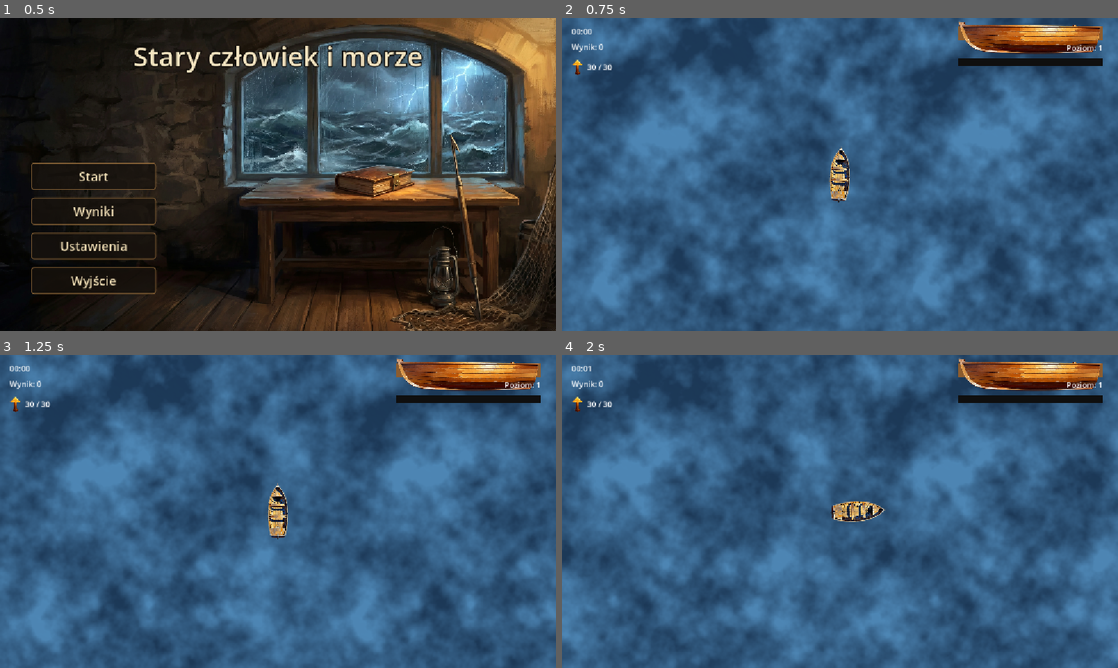
Above: before the commit, frames 1-4 (two rows, left to right).
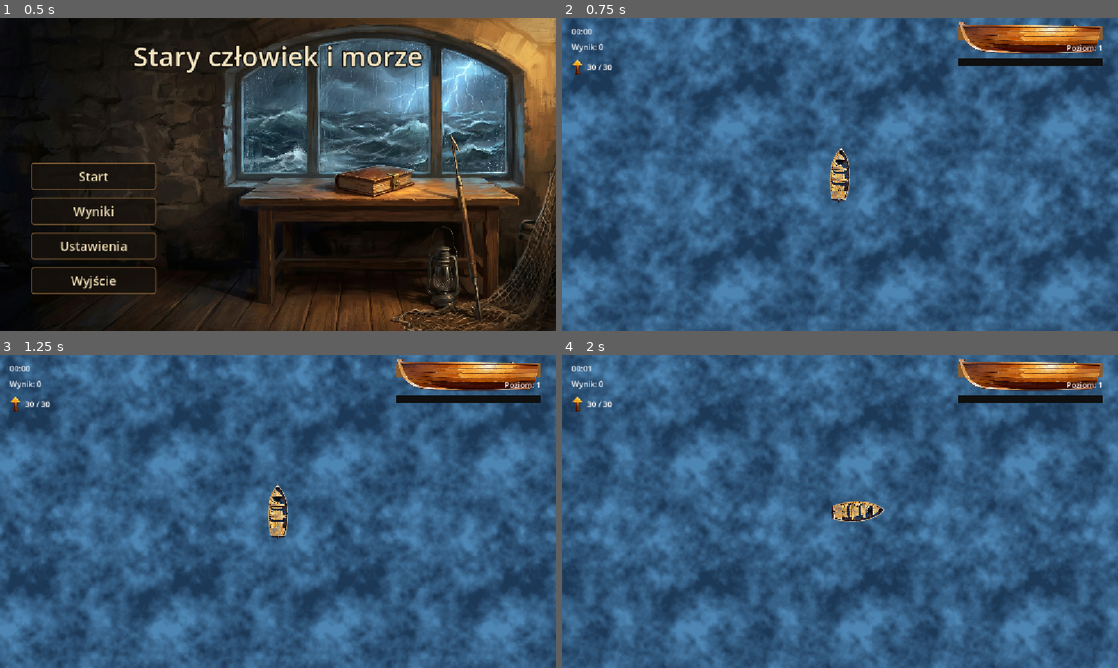
Above: after the commit, the same moments.

Repository: stap1/SCIM
Game: Godot game, scene res://scenes/MainMenu.tscn
The game is run twice, just before and just after one commit, with the same random seed, the same clock (stepped at 60 frames per second) and the same inputs.
Inputs (mouse positions are in pixels of both pictures, inside the frame that each line leads up to):
- Up to frame 1 (0.5 s): no input
- Up to frame 2 (0.75 s): click "Start" at 0.5 s
- Up to frame 3 (1.25 s): no input
- Up to frame 4 (2 s): tap Enter at 1.25 s; move the mouse to (962, 495) at 1.27 s; hold D (move_right) from 1.28 s (still down); hold Shift from 1.28 s (still down); click (962, 495) at 1.42 s

Frame 1 is identical in both runs. In frame 2, 40% of the frame differs, in the area x 0-100%, y 0-100%; in frame 3, 39%; in frame 4, 40%.

Commit message:
feat(gfx): rotacja drapieznikow, woda na caly swiat, analogowy pasek HP, ruch ryb
Iteracja po uwagach wizualnych:
- Barakuda/rekin obracaja sie paszcza ku graczowi (enemy.gd face_target + lerp_angle,
  jak boss); meduzy nie (bezksztaltne).
- Woda: ColorRect podaza za kamera (water_background.gd) + shader czyta pozycje SWIATOWA
  (MODEL_MATRIX) - woda wypelnia caly swiat, fale zakotwiczone w swiecie.
- Pasek HP: analogowy wskaznik - shader hull_damage desaturuje sprite plynnie wg % HP,
  a progowe klatki hull_hp_<stage> zmieniaja na coraz bardziej uszkodzona lodz.
- Ruch "rybi": fish_swim.gdshader (machanie ogonem na boki, mocniej ku ogonowi) na
  barakudzie/rekinie; meduzy mocniejszy plyw gora-dol (profil idle "jellyfish").
- Level-up: usuniety zbedny dopisek "(i +30 HP)" przy mocniejszym kadlubie.
- Ostrzezenie o bossie: pelna szerokosc (centrowanie zamiast przesuniecia) + obrys dla
  czytelnosci nad plansza.

test_visual_fx.gd (kontrakty rotacji/materialow/wody/HP); test_hud_anchors zaktualizowany
pod nowe kotwiczenie ostrzezenia. GUT 284/284, smoke czysty.

Co-Authored-By: Claude Opus 4.8 <noreply@anthropic.com>

Diff:
--- /dev/null
+++ b/resources/fish_swim.tres
@@ -0,0 +1,11 @@
+[gd_resource type="ShaderMaterial" load_steps=2 format=3]
+
+[ext_resource type="Shader" path="res://shaders/fish_swim.gdshader" id="1_swim"]
+
+[resource]
+shader = ExtResource("1_swim")
+shader_parameter/swim_speed = 6.0
+shader_parameter/swim_amp = 5.0
+shader_parameter/swim_freq = 0.05
+shader_parameter/tail_start = 0.0
+shader_parameter/tail_end = 110.0
--- a/scenes/Main.tscn
+++ b/scenes/Main.tscn
@@ -12,6 +12,7 @@
 [ext_resource type="Texture2D" uid="uid://c0mlq380u4mo0" path="res://assets/water_noise.png" id="11_wnoise"]
 [ext_resource type="Texture2D" uid="uid://cj2jcwuo6y4bw" path="res://assets/water_noise_2.png" id="12_wnoise2"]
 [ext_resource type="Texture2D" uid="uid://0ukss2dgy3ce" path="res://assets/water_normal.png" id="13_wnormal"]
+[ext_resource type="Script" path="res://scripts/systems/water_background.gd" id="14_waterbg"]
 
 [sub_resource type="ShaderMaterial" id="ShaderMaterial_water"]
 shader = ExtResource("9_water")
@@ -34,12 +35,13 @@
 [node name="WaterBackground" type="ColorRect" parent="." unique_id=1521975193]
 z_index = -100
 material = SubResource("ShaderMaterial_water")
-offset_left = -1000.0
-offset_top = -1000.0
-offset_right = 1000.0
-offset_bottom = 1000.0
+offset_left = -1600.0
+offset_top = -1600.0
+offset_right = 1600.0
+offset_bottom = 1600.0
 mouse_filter = 2
 color = Color(0.16470589, 0.2901961, 0.41960785, 1)
+script = ExtResource("14_waterbg")
 
 [node name="Boat" parent="." unique_id=1889304063 instance=ExtResource("3_sugp2")]
 
--- a/scenes/enemies/barracuda.tscn
+++ b/scenes/enemies/barracuda.tscn
@@ -4,6 +4,7 @@
 [ext_resource type="Texture2D" uid="uid://b5ui4mt6dmwt8" path="res://assets/enemy_barracuda.png" id="2_tex"]
 [ext_resource type="AudioStream" uid="uid://kebj4lxu75wb" path="res://audio/sfx/enemy_spawn.ogg" id="3_spawn"]
 [ext_resource type="Script" path="res://scripts/systems/enemy_idle.gd" id="4_idle"]
+[ext_resource type="Material" path="res://resources/fish_swim.tres" id="5_swim"]
 
 [sub_resource type="CircleShape2D" id="CircleShape2D_body"]
 radius = 14.0
@@ -16,8 +17,10 @@
 xp_value = 2
 max_health = 8.0
 kill_score = 2
+face_target = true
 
 [node name="Sprite2D" type="Sprite2D" parent="." unique_id=1156857949]
+material = ExtResource("5_swim")
 scale = Vector2(0.5, 0.5)
 texture = ExtResource("2_tex")
 
--- a/scenes/enemies/enemy.tscn
+++ b/scenes/enemies/enemy.tscn
@@ -4,6 +4,7 @@
 [ext_resource type="Texture2D" uid="uid://cey8c4s3krhpy" path="res://assets/enemy_jellyfish.png" id="2_fcftc"]
 [ext_resource type="AudioStream" uid="uid://kebj4lxu75wb" path="res://audio/sfx/enemy_spawn.ogg" id="3_38ino"]
 [ext_resource type="Material" path="res://resources/wobble_jelly.tres" id="4_wobble"]
+[ext_resource type="Script" path="res://scripts/systems/enemy_idle.gd" id="5_idle"]
 
 [sub_resource type="CircleShape2D" id="CircleShape2D_body"]
 radius = 14.0
@@ -24,3 +25,7 @@
 [node name="SpawnSound" type="AudioStreamPlayer2D" parent="." unique_id=481440860]
 stream = ExtResource("3_38ino")
 volume_db = 5.402
+
+[node name="EnemyIdle" type="Node" parent="."]
+script = ExtResource("5_idle")
+profile = "jellyfish"
--- a/scenes/enemies/shark.tscn
+++ b/scenes/enemies/shark.tscn
@@ -4,6 +4,7 @@
 [ext_resource type="Texture2D" uid="uid://dvrledwd6dppd" path="res://assets/enemy_shark.png" id="2_tex"]
 [ext_resource type="AudioStream" uid="uid://kebj4lxu75wb" path="res://audio/sfx/enemy_spawn.ogg" id="3_04l7l"]
 [ext_resource type="Script" path="res://scripts/systems/enemy_idle.gd" id="4_idle"]
+[ext_resource type="Material" path="res://resources/fish_swim.tres" id="5_swim"]
 
 [sub_resource type="CircleShape2D" id="CircleShape2D_body"]
 radius = 20.0
@@ -16,8 +17,10 @@
 xp_value = 5
 max_health = 40.0
 kill_score = 5
+face_target = true
 
 [node name="Sprite2D" type="Sprite2D" parent="." unique_id=1265466589]
+material = ExtResource("5_swim")
 scale = Vector2(0.5, 0.5)
 texture = ExtResource("2_tex")
 
--- a/scenes/ui/hud.tscn
+++ b/scenes/ui/hud.tscn
@@ -1,7 +1,12 @@
-[gd_scene load_steps=7 format=3 uid="uid://bgujj5qrm2th"]
+[gd_scene load_steps=9 format=3 uid="uid://bgujj5qrm2th"]
 
 [ext_resource type="Script" uid="uid://dqu5vvnkxrtml" path="res://scripts/ui/hud.gd" id="1_0mwgc"]
 [ext_resource type="Texture2D" uid="uid://lqt8gisgb46e" path="res://assets/hud_ammo_icon.png" id="2_ammo"]
+[ext_resource type="Shader" path="res://shaders/hull_damage.gdshader" id="3_hull"]
+
+[sub_resource type="ShaderMaterial" id="SM_hull"]
+shader = ExtResource("3_hull")
+shader_parameter/damage = 0.0
 
 [sub_resource type="StyleBoxFlat" id="SB_bg"]
 bg_color = Color(0.06, 0.06, 0.06, 1)
@@ -46,6 +51,7 @@
 theme_override_styles/fill = SubResource("SB_fill")
 
 [node name="HullSprite" type="TextureRect" parent="."]
+material = SubResource("SM_hull")
 anchor_left = 1.0
 anchor_right = 1.0
 offset_left = -332.0
@@ -96,13 +102,15 @@
 
 [node name="BossWarning" type="Label" parent="."]
 visible = false
-anchor_left = 0.5
-anchor_right = 0.5
-offset_left = -275.0
-offset_top = 90.0
-offset_right = 275.0
-offset_bottom = 150.0
-theme_override_colors/font_color = Color(1, 0.3, 0.2, 1)
-theme_override_font_sizes/font_size = 44
+anchor_right = 1.0
+offset_left = 20.0
+offset_top = 96.0
+offset_right = -20.0
+offset_bottom = 168.0
+theme_override_colors/font_color = Color(1, 0.32, 0.2, 1)
+theme_override_colors/font_outline_color = Color(0.05, 0.0, 0.0, 1)
+theme_override_constants/outline_size = 12
+theme_override_font_sizes/font_size = 46
 horizontal_alignment = 1
+vertical_alignment = 1
 text = "UWAGA: ZBLIŻA SIĘ KŁUSOWNIK!"
--- a/scripts/globals/game_config.gd
+++ b/scripts/globals/game_config.gd
@@ -76,6 +76,8 @@
 const ENEMY_IDLE := {
 	"barracuda": {"bob_amount": 1.0, "bob_period": 0.5, "sway_amount": 0.06, "sway_period": 0.6},
 	"shark": {"bob_amount": 2.5, "bob_period": 1.8, "sway_amount": 0.04, "sway_period": 2.2},
+	# Meduza: wyrazny plyw gora-dol, bez kolysania (sway 0) - shader wobble robi galaretowatosc.
+	"jellyfish": {"bob_amount": 5.0, "bob_period": 2.2, "sway_amount": 0.0, "sway_period": 1.0},
 }
 # Kolysanie bossa: bob lokalnego Sprite'a (NIE ciala - szarza/telegraf graja rownolegle).
 const MINIBOSS_BOB_AMOUNT: float = 3.0
--- a/scripts/systems/enemy.gd
+++ b/scripts/systems/enemy.gd
@@ -10,6 +10,9 @@
 @export var speed: float = GameConfig.ENEMY_JELLYFISH_SPEED
 # Wartosc orba XP zrzucanego po smierci (mocniejsi wrogowie = wiecej).
 @export var xp_value: int = GameConfig.XP_ORB_VALUE
+# Drapiezniki (barakuda/rekin) obracaja sie paszcza ku graczowi; meduzy nie (bezksztaltne).
+@export var face_target: bool = false
+@export var turn_speed: float = 8.0
 
 func _init() -> void:
 	# Bazowe wartosci (meduza) z GameConfig; barracuda/shark nadpisuja w .tscn.
@@ -21,13 +24,18 @@
 	if has_node("SpawnSound"):
 		$SpawnSound.play()
 
-func _physics_process(_delta: float) -> void:
+func _physics_process(delta: float) -> void:
 	if GameState.is_paused or GameState.is_game_over:
 		return
 	if not acquire_target():
 		return
-	velocity = (target.global_position - global_position).normalized() * speed
+	var dir := (target.global_position - global_position).normalized()
+	velocity = dir * speed
 	move_and_slide()
+	# Obrot ciala paszcza ku graczowi (tekstura wskazuje gore -> +PI/2, jak boss/gracz).
+	if face_target and not dir.is_zero_approx():
+		var desired := dir.angle() + PI / 2.0
+		rotation = lerp_angle(rotation, desired, clampf(turn_speed * delta, 0.0, 1.0))
 
 func _on_death() -> void:
 	# Sygnal niesie pozycje + wartosc orba ZANIM wezel zniknie - spawner reaguje niezaleznie.
--- a/scripts/systems/upgrades.gd
+++ b/scripts/systems/upgrades.gd
@@ -19,7 +19,7 @@
 	"tougher_hull": {
 		"id": "tougher_hull",
 		"name": "Mocniejszy kadłub",
-		"description": "Max HP +30 (i +30 HP)",
+		"description": "Max HP +30",
 		"max_level": 3,
 	},
 	"faster_boat": {
--- /dev/null
+++ b/scripts/systems/water_background.gd
@@ -0,0 +1,10 @@
+extends ColorRect
+
+# Tlo wody podaza za kamera, by zawsze wypelniac widok (swiat jest wiekszy niz ColorRect).
+# Fale sa zakotwiczone w SWIECIE (shader czyta pozycje swiatowa przez MODEL_MATRIX), wiec
+# mimo podazania prostokata woda nie "przykleja sie" do ekranu - lodz plynie nad nia.
+
+func _process(_delta: float) -> void:
+	var cam := get_viewport().get_camera_2d()
+	if cam != null:
+		global_position = cam.get_screen_center_position() - size * 0.5
--- a/scripts/ui/hud.gd
+++ b/scripts/ui/hud.gd
@@ -69,11 +69,16 @@
 	if health_bar == null:
 		return
 	health_bar.value = new_health
-	# Etap zniszczenia kadluba (0 = caly, 4 = roztrzaskany).
+	var max_hp: float = health_bar.max_value if health_bar.max_value > 0.0 else 1.0
+	var frac: float = clampf(new_health / max_hp, 0.0, 1.0)
+	# Etap zniszczenia kadluba (0 = caly, 4 = roztrzaskany) - progowa klatka.
 	var stage := hull_stage(new_health, health_bar.max_value, HULL_STAGES)
 	# Klatka kadluba wg etapu (gdy art dostepny); inaczej barwa wypelnienia jako fallback.
 	if _hull_sprite and stage < _hull_textures.size() and _hull_textures[stage] != null:
 		_hull_sprite.texture = _hull_textures[stage]
+	# Analogowy wskaznik: ciagla desaturacja sprite'a wg % HP (plynnie miedzy progami).
+	if _hull_sprite and _hull_sprite.material is ShaderMaterial:
+		_hull_sprite.material.set_shader_parameter("damage", 1.0 - frac)
 	if _hull_fill:
 		var t := float(stage) / float(HULL_STAGES - 1)
 		_hull_fill.bg_color = HULL_HEALTHY.lerp(HULL_CRITICAL, t)
--- /dev/null
+++ b/shaders/fish_swim.gdshader
@@ -0,0 +1,19 @@
+shader_type canvas_item;
+
+// "Rybi" ruch wroga: pletwa ogonowa macha na boki. Przesuniecie VERTEX.x rosnie ku ogonowi
+// (dol sprite'a, VERTEX.y>0); glowa (gora) prawie nieruchoma. Faza zalezy od pozycji
+// swiatowej (world.x) -> kazda ryba macha w innym rytmie mimo wspoldzielonego materialu.
+// Compatibility-safe. Sprite obraca sie z cialem (celowanie), wiec mach jest prostopadly
+// do kierunku plyniecia - dokladnie jak prawdziwa ryba.
+
+uniform float swim_speed = 6.0;
+uniform float swim_amp = 5.0;
+uniform float swim_freq = 0.05;
+uniform float tail_start = 0.0;
+uniform float tail_end = 110.0;
+
+void vertex() {
+	vec2 world = (MODEL_MATRIX * vec4(VERTEX, 0.0, 1.0)).xy;
+	float tail = smoothstep(tail_start, tail_end, VERTEX.y);  // 0 przy glowie, 1 przy ogonie
+	VERTEX.x += sin(TIME * swim_speed + world.x * swim_freq) * swim_amp * tail;
+}
--- /dev/null
+++ b/shaders/hull_damage.gdshader
@@ -0,0 +1,15 @@
+shader_type canvas_item;
+
+// Analogowy wskaznik HP na sprite kadluba: im wiekszy "damage" (0=pelne HP, 1=zero), tym
+// mocniejsza desaturacja + ciemniejszy/czerwonawy ton. Dziala plynnie miedzy progowymi
+// klatkami hull_hp_<stage>, dajac ciagle sprzezenie zwrotne.
+
+uniform float damage : hint_range(0.0, 1.0) = 0.0;
+
+void fragment() {
+	vec4 c = texture(TEXTURE, UV);
+	float lum = dot(c.rgb, vec3(0.299, 0.587, 0.114));
+	vec3 col = mix(c.rgb, vec3(lum), clamp(damage * 0.85, 0.0, 1.0));   // desaturacja wg %
+	col = mix(col, col * vec3(1.05, 0.6, 0.55), clamp(damage * 0.6, 0.0, 1.0)); // ciemny czerwonawy ton
+	COLOR = vec4(col, c.a);
+}
--- a/shaders/water.gdshader
+++ b/shaders/water.gdshader
@@ -18,8 +18,16 @@
 uniform float tex_scale = 2.0;
 uniform float normal_strength = 0.5;
 
+varying vec2 v_world;
+
+void vertex() {
+	// Pozycja swiatowa wierzcholka - fale zakotwiczone w swiecie, nie na ekranie
+	// (ColorRect podaza za kamera, ale woda i tak "stoi" w swiecie).
+	v_world = (MODEL_MATRIX * vec4(VERTEX, 0.0, 1.0)).xy;
+}
+
 void fragment() {
-	vec2 base_uv = UV * tex_scale;
+	vec2 base_uv = v_world / 1024.0 * tex_scale;
 	vec2 uv1 = base_uv + scroll_dir_1 * TIME * scroll_speed_1;
 	vec2 uv2 = base_uv + scroll_dir_2 * TIME * scroll_speed_2;
 
--- a/test/test_hud_anchors.gd
+++ b/test/test_hud_anchors.gd
@@ -22,9 +22,11 @@
 	var hud = HUDScene.instantiate()
 	add_child_autofree(hud)
 	await wait_physics_frames(1)
-	var warn: Control = hud.get_node("BossWarning")
-	assert_almost_eq(warn.anchor_left, 0.5, 0.001, "BossWarning kotwiczony do srodka")
-	assert_almost_eq(warn.anchor_right, 0.5, 0.001, "BossWarning kotwiczony do srodka")
+	var warn: Label = hud.get_node("BossWarning")
+	# Pelna szerokosc + centrowany tekst (wczesniej waski box -> tekst przelewal sie w bok).
+	assert_almost_eq(warn.anchor_left, 0.0, 0.001, "BossWarning na pelna szerokosc (lewa 0)")
+	assert_almost_eq(warn.anchor_right, 1.0, 0.001, "BossWarning na pelna szerokosc (prawa 1)")
+	assert_eq(warn.horizontal_alignment, HORIZONTAL_ALIGNMENT_CENTER, "tekst wysrodkowany")
 
 # --- Niezaleznosc od rozdzielczosci (project.godot) ---
 
--- /dev/null
+++ b/test/test_visual_fx.gd
@@ -0,0 +1,47 @@
+extends GutTest
+
+# Kontrakty wizualne (rotacja drapieznikow, materialy ruchu, tlo wody, wskaznik HP).
+# Animacja Tween/GPU jest wizualna - testujemy strukture/konfiguracje.
+
+func test_predators_face_target() -> void:
+	var b = preload("res://scenes/enemies/barracuda.tscn").instantiate()
+	add_child_autofree(b)
+	assert_true(b.face_target, "barakuda obraca sie paszcza ku graczowi")
+	var s = preload("res://scenes/enemies/shark.tscn").instantiate()
+	add_child_autofree(s)
+	assert_true(s.face_target, "rekin obraca sie paszcza ku graczowi")
+
+func test_jellyfish_no_face_and_floats() -> void:
+	var j = preload("res://scenes/enemies/enemy.tscn").instantiate()
+	add_child_autofree(j)
+	assert_false(j.face_target, "meduza sie nie obraca (bezksztaltna)")
+	assert_not_null(j.get_node_or_null("EnemyIdle"), "meduza ma plyw gora-dol (EnemyIdle)")
+	assert_true(GameConfig.ENEMY_IDLE.has("jellyfish"), "profil idle meduzy w GameConfig")
+
+func test_predators_have_swim_material() -> void:
+	for path in ["res://scenes/enemies/barracuda.tscn", "res://scenes/enemies/shark.tscn"]:
+		var e = load(path).instantiate()
+		add_child_autofree(e)
+		var mat := e.get_node("Sprite2D").material as ShaderMaterial
+		assert_not_null(mat, "drapieznik ma material ruchu (fish_swim)")
+		if mat:
+			assert_true(mat.shader.resource_path.ends_with("fish_swim.gdshader"), "uzywa fish_swim.gdshader")
+
+func test_water_follows_camera_script() -> void:
+	var m = preload("res://scenes/Main.tscn").instantiate()
+	add_child_autofree(m)
+	var w = m.get_node_or_null("WaterBackground")
+	assert_not_null(w, "WaterBackground istnieje")
+	if w:
+		assert_not_null(w.get_script(), "WaterBackground ma skrypt podazania za kamera")
+
+func test_hull_sprite_has_damage_shader() -> void:
+	var hud = preload("res://scenes/ui/hud.tscn").instantiate()
+	add_child_autofree(hud)
+	var hs = hud.get_node_or_null("HullSprite")
+	assert_not_null(hs, "HUD ma HullSprite")
+	if hs:
+		var mat := hs.material as ShaderMaterial
+		assert_not_null(mat, "HullSprite ma ShaderMaterial (analogowa desaturacja)")
+		if mat:
+			assert_true(mat.shader.resource_path.ends_with("hull_damage.gdshader"), "uzywa hull_damage.gdshader")
Not shown, added: scripts/systems/water_background.gd.uid
Not shown, added: shaders/fish_swim.gdshader.uid
Not shown, added: shaders/hull_damage.gdshader.uid
Not shown, added: test/test_visual_fx.gd.uid
